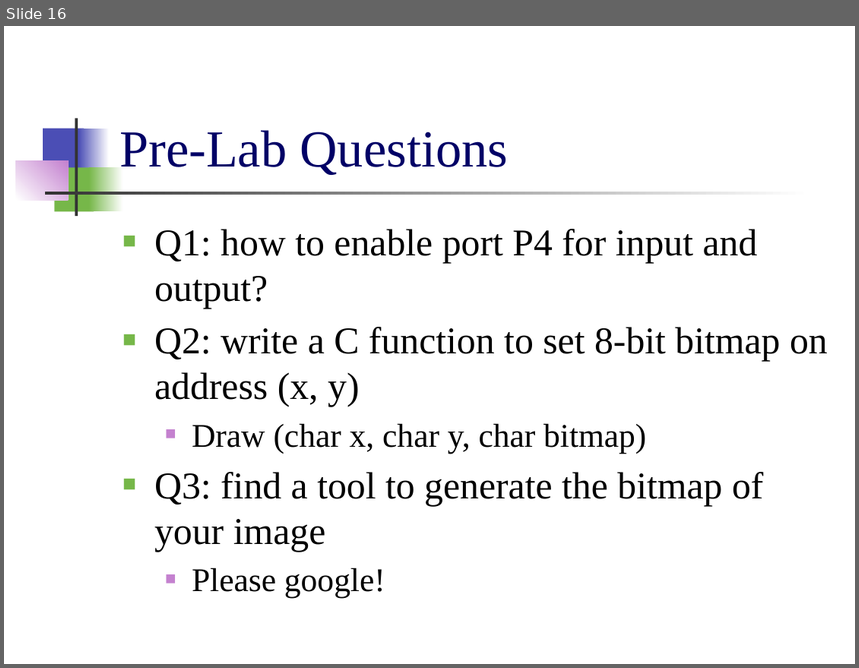
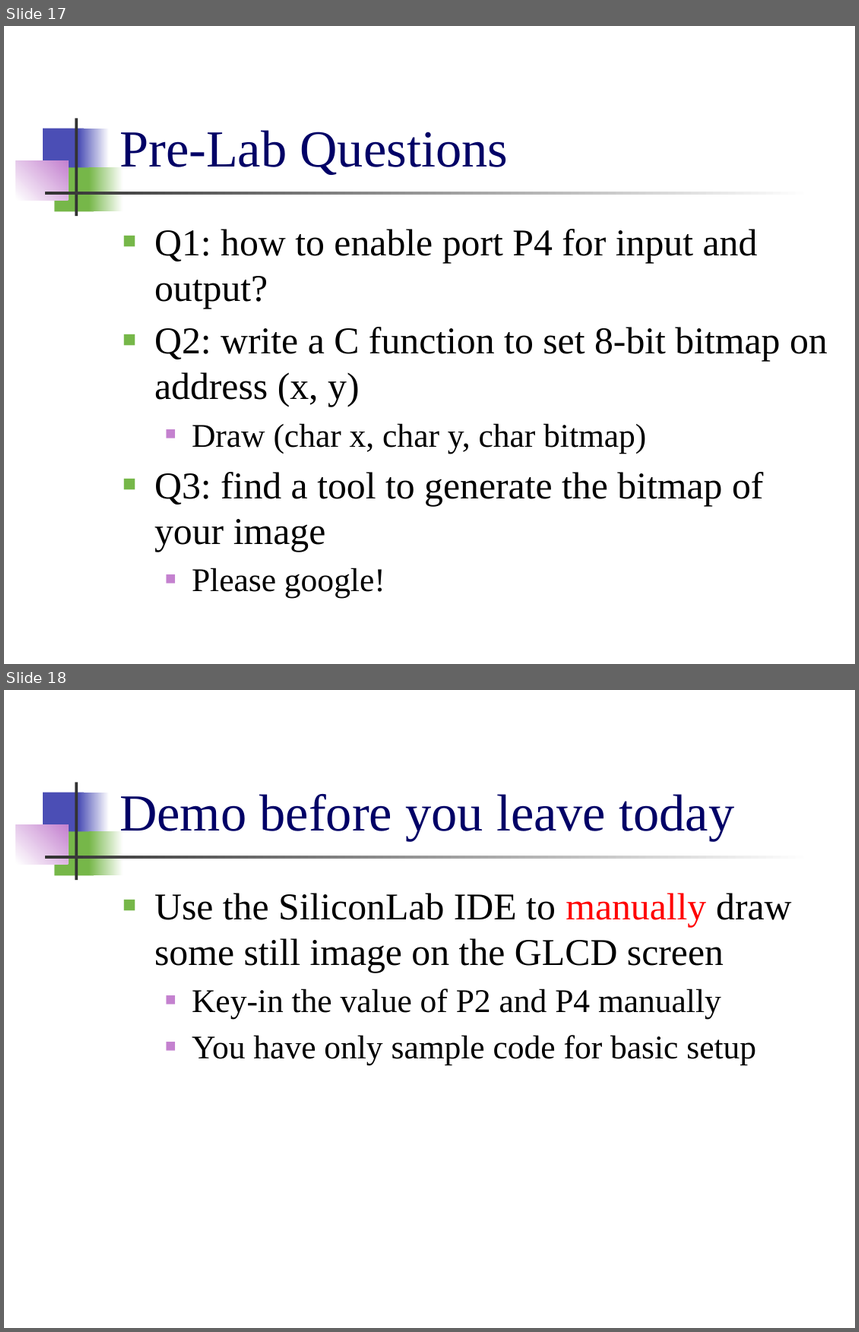
Before and after one commit to CGUSystemCourses/Micro_Lab-2018, a slide deck: Labs/Lab06-Graphics_LCD/Lab06-Graphics_LCD.pptx. Shown one above the other, each under a label of ours: slide 16 before the commit, slides 17 and 18 after it. The pictures are 859x668 and 859x1332 pixels, drawn with LibreOffice and Linux fonts; fonts in the diff are those of the drawing. Boxes give left, top, right and bottom in pixels: in the first picture for what was removed or moved away, otherwise in the second. Text is boxed around its words. In the diff, an @@ line names an element or a change of style, - is before the commit and + after.

Commit message:
update GLCD slides and with partially demo code

```diff
--- a/Labs/Lab06-Graphics_LCD/Lab06-Graphics_LCD.pptx
+++ b/Labs/Lab06-Graphics_LCD/Lab06-Graphics_LCD.pptx
@@ slide 18 added at (4, 690, 855, 1328), background #FFFFFF; not listed: 7 template elements that a slide beside it also shows @@
@@ title added at (120, 794, 734, 841), 44 pt, text #000066 @@
+Demo before you leave today
@@ text added at (154, 893, 791, 1065), 28 pt, text #000000 @@
+■ Use the SiliconLab IDE to manually draw some still image on the GLCD screen
+  ■ Key-in the value of P2 and P4 manually
+  ■ You have only sample code for basic setup
@@ what was slide 16 is now slide 17 @@
```
Also in this commit, not shown: 1 other slide added, 7 other files.
